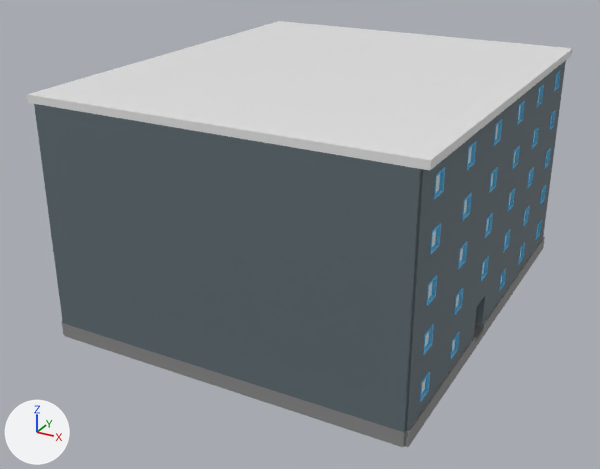
Two versions of the FBX model OSB3D/Assets/Prefabs/Import/Buildings/BR30_F05_02.fbx, one commit apart.
Camera for both pictures: a 50 mm camera at (65.1, -37.5, 28.8) aimed at (38.9, 10.2, 4.9). Lighting does not change. The marker at lower left points along +X, +Y and +Z. Where no turn or scale is listed for an object, it has been applied to the vertices.

The first picture shows 'BR30_F05_02'.
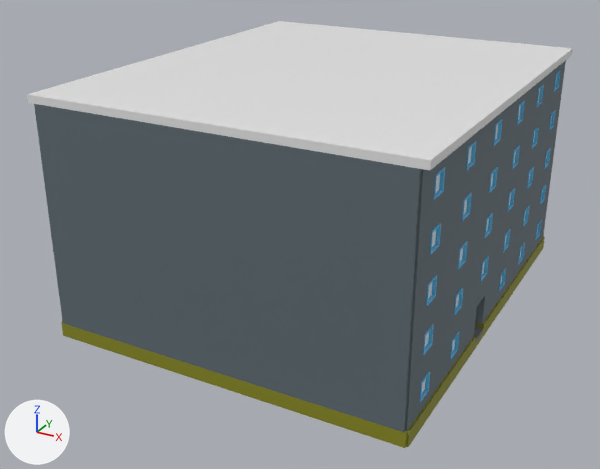
Pixel boxes (x1, y1, x2, y2) of what changed, in the pictures (600 x 469 px):
'BR30_F05_02', recoloured (grey to yellow): (61, 234, 545, 448) in both

The change, as a list of edits to the scene's bpy script:
```text
Change mat_slab_006:
    mat_slab_006.base_color: (0.253, 0.253, 0.253) -> (0.253, 0.253, 0.0113)  # grey #8a8a8a -> yellow #8a8a1c
```
